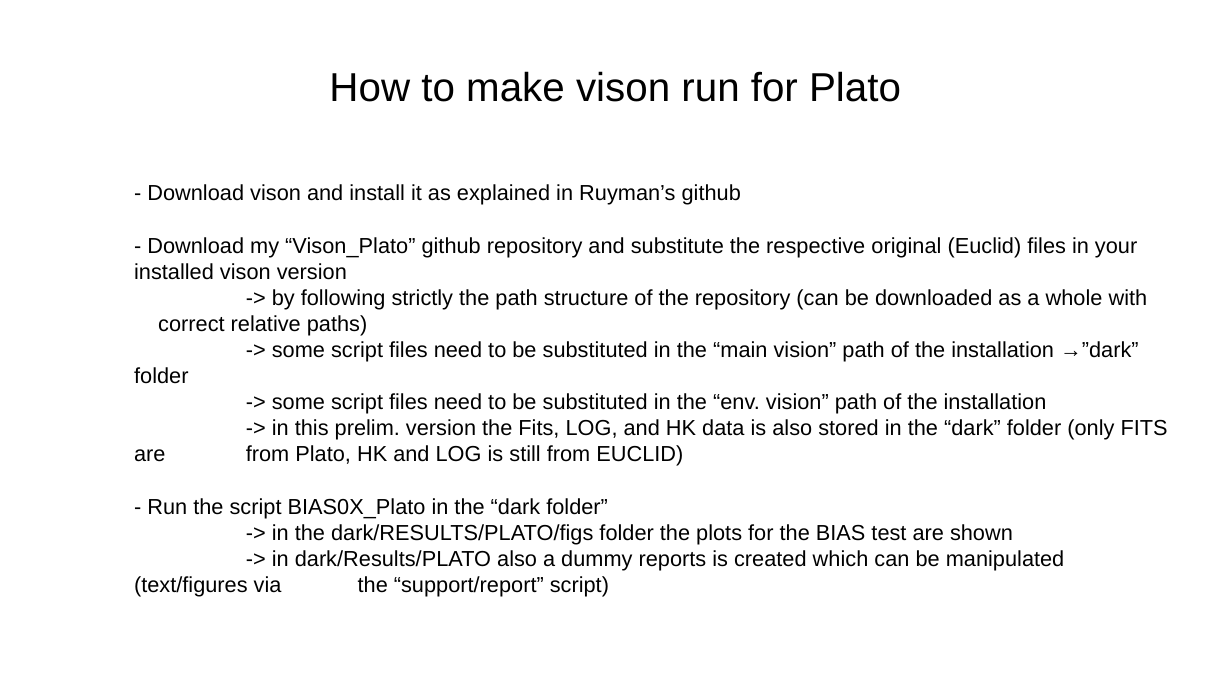
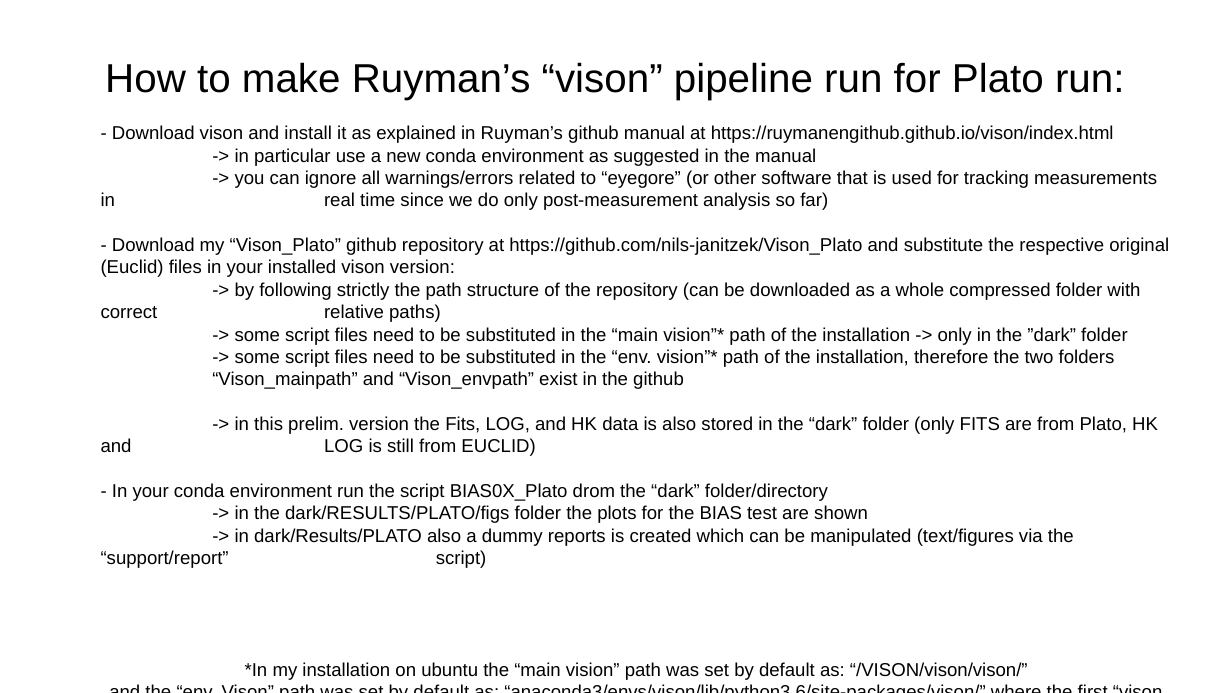
Before and after one commit to nils-janitzek/Vison_Plato, a slide deck: slide 1 of Documentation/Vison_for_Plato_setup.odp. Drawn at 1232x693 pixels with LibreOffice and Linux fonts; fonts in the diff are those of the drawing. Boxes give left, top, right and bottom in pixels: in the first picture for what was removed or moved away, otherwise in the second. Text is boxed around its words. In the diff, an @@ line names an element or a change of style, - is before the commit and + after.

Commit message:
Add files via upload
The setup instructions are updated

```diff
--- a/Documentation/Vison_for_Plato_setup.odp
+++ b/Documentation/Vison_for_Plato_setup.odp
@@ title at (105, 62, 1124, 100): text changed @@
-How to make vison run for Plato
+How to make Ruyman’s “vison” pipeline run for Plato run:
@@ subtitle at (101, 125, 1169, 389): text changed; size 14 to 12 pt @@
-- Download vison and install it as explained in Ruyman’s github
-- Download my “Vison_Plato” github repository and substitute the respective original (Euclid) files in your installed vison version
--> by following strictly the path structure of the repository (can be downloaded as a whole with correct relative paths)
--> some script files need to be substituted in the “main vision” path of the installation →”dark” folder
--> some script files need to be substituted in the “env. vision” path of the installation
+- Download vison and install it as explained in Ruyman’s github manual at https://ruymanengithub.github.io/vison/index.html
+-> in particular use a new conda environment as suggested in the manual
+-> you can ignore all warnings/errors related to “eyegore” (or other software that is used for tracking measurements in real time since we do only post-measurement analysis so far)
+- Download my “Vison_Plato” github repository at https://github.com/nils-janitzek/Vison_Plato and substitute the respective original (Euclid) files in your installed vison version:
+-> by following strictly the path structure of the repository (can be downloaded as a whole compressed folder with correct relative paths)
+-> some script files need to be substituted in the “main vision”* path of the installation -> only in the ”dark” folder
+-> some script files need to be substituted in the “env. vision”* path of the installation, therefore the two folders “Vison_mainpath” and “Vison_envpath” exist in the github
@@ subtitle "- Download vison and install ...": place and size @@
-subtitle "- Download vison and install ..." at (134, 184, 1168, 597)
+subtitle "- Download vison and install ..." at (101, 125, 1169, 680)
@@ subtitle at (101, 416, 1158, 568): size 14 to 12 pt in "-> in this prelim. version the Fits, ...", "-> in the dark/RESULTS/PLATO/figs folder the plots ...", "-> in dark/Results/PLATO also a dummy reports ..." @@
@@ subtitle at (112, 483, 828, 501): text changed; size 14 to 12 pt @@
-- Run the script BIAS0X_Plato in the “dark folder”
+- In your conda environment run the script BIAS0X_Plato drom the “dark” folder/directory
@@ subtitle at (245, 662, 1028, 680): paragraphs added @@
+*In my installation on ubuntu the “main vision” path was set by default as: “/VISON/vison/vison/”
+and the “env. Vison” path was set by default as: “anaconda3/envs/vison/lib/python3.6/site-packages/vison/” where the first “vison is the name of my conda environment
```
